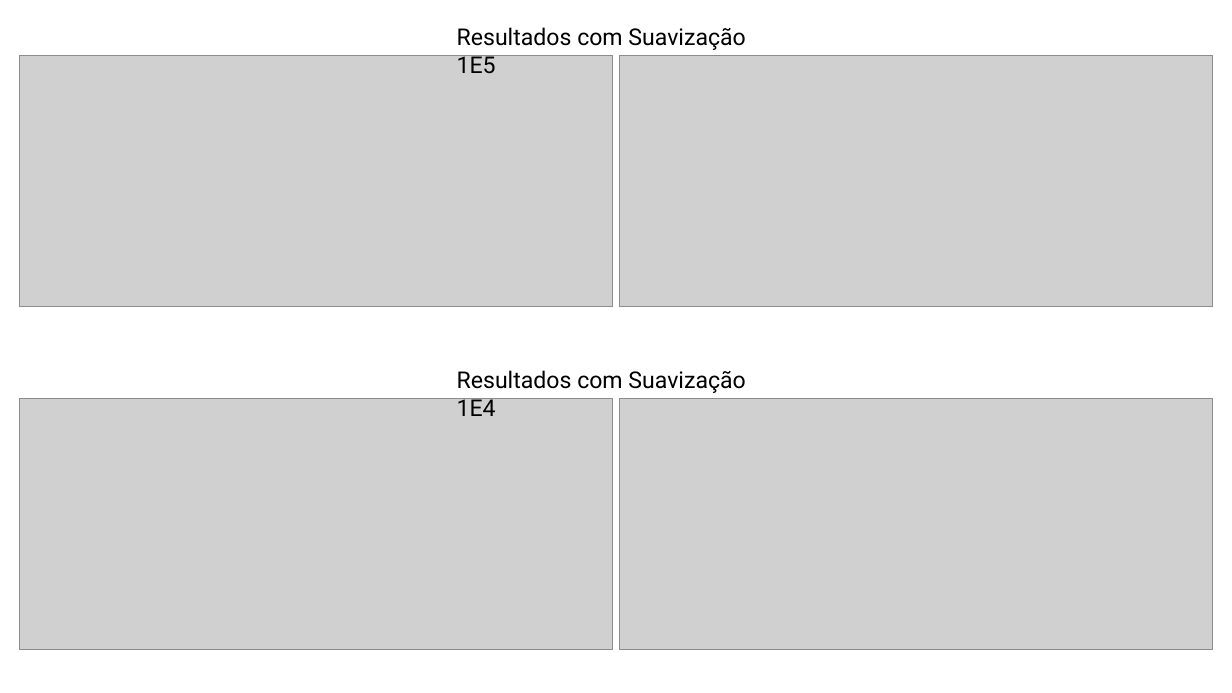
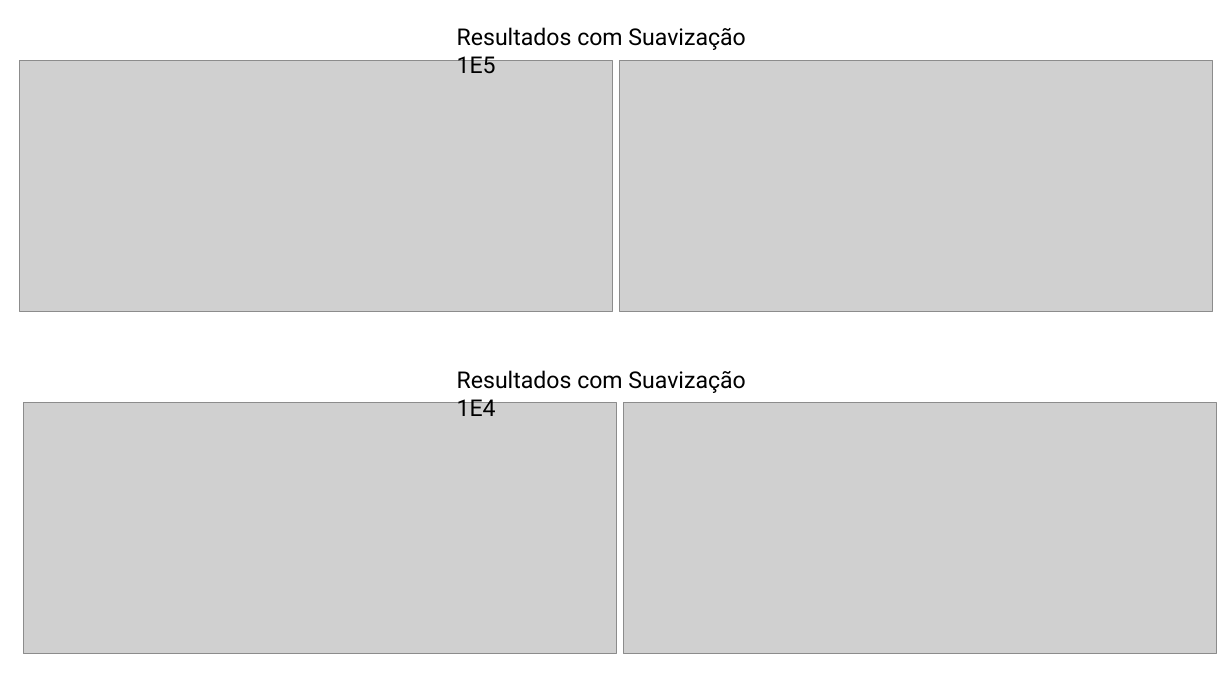
Before and after one commit to murilloabs/Master_Dissertation, a slide deck: slide 16 of DISSERTACAO/figuras/figures.pptx. Drawn at 1232x693 pixels with LibreOffice and Linux fonts; fonts in the diff are those of the drawing; grey boxes stand for pictures. Boxes give left, top, right and bottom in pixels: in the first picture for what was removed or moved away, otherwise in the second. Text is boxed around its words. In the diff, an @@ line names an element or a change of style, - is before the commit and + after.

```diff
--- a/DISSERTACAO/figuras/figures.pptx
+++ b/DISSERTACAO/figuras/figures.pptx
@@ picture: place and size @@
-picture at box(19, 55, 613, 307)
+picture at box(19, 60, 613, 311)
@@ picture: place and size @@
-picture at box(620, 55, 1214, 307)
+picture at box(620, 60, 1214, 311)
@@ rectangle added at box(18, 398, 1226, 659), fill #FFFFFF @@
@@ picture: place and size @@
-picture at box(19, 398, 613, 650)
+picture at box(23, 403, 616, 654)
@@ picture: place and size @@
-picture at box(620, 398, 1214, 650)
+picture at box(624, 403, 1217, 654)
```
Also in this commit, not shown: 1 other slide changed, 18 other files.
